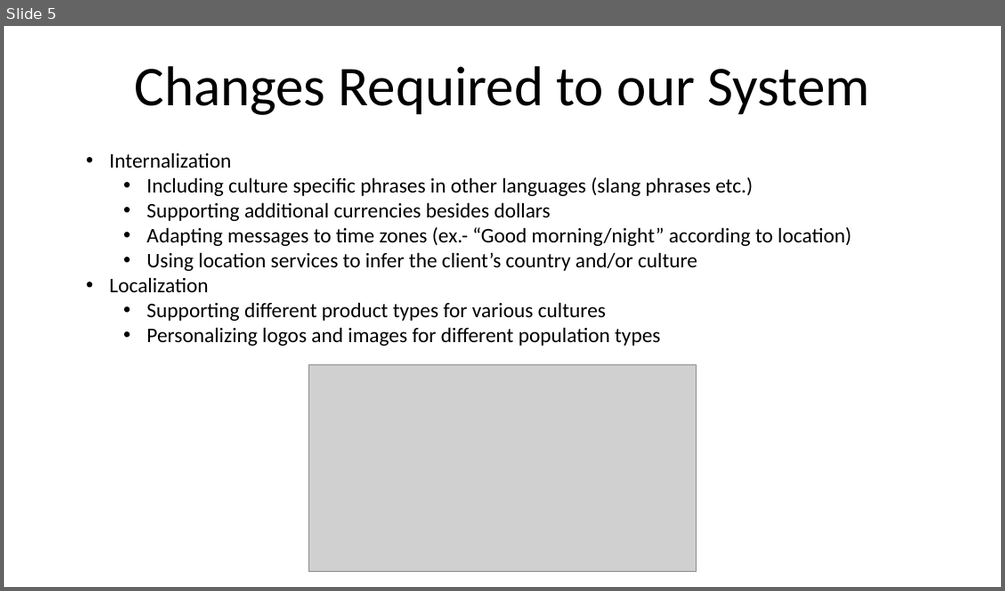
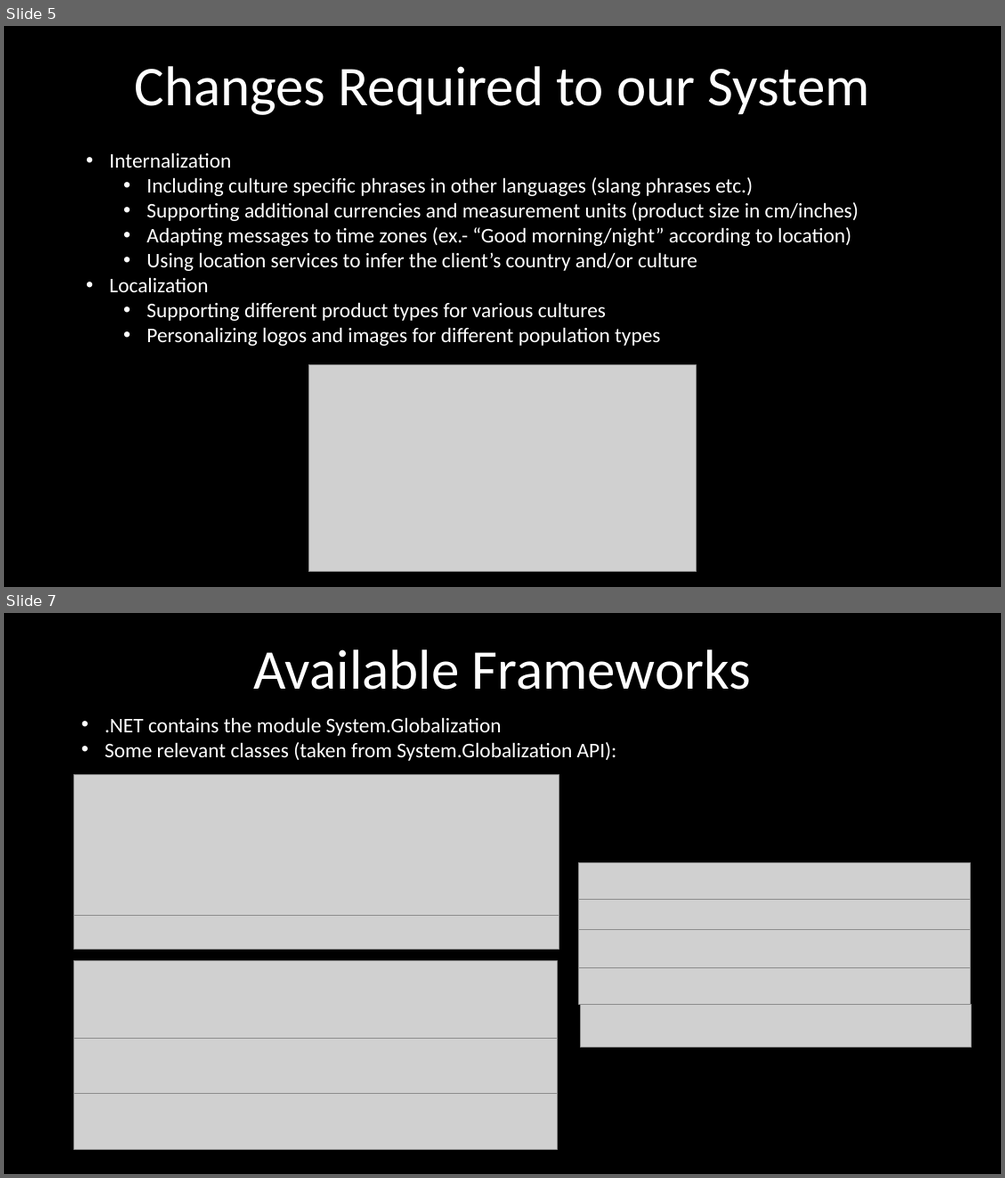
Before and after one commit to itaitzruia4/Workshop, a slide deck: docs/globalization.pptx. Shown one above the other, each under a label of ours: slide 5 before the commit, slides 5 and 7 after it; the slides between them are not shown. The pictures are 1005x591 and 1005x1178 pixels, drawn with LibreOffice and Linux fonts; fonts in the diff are those of the drawing; grey boxes stand for pictures; background and template pictures are left out. Boxes give left, top, right and bottom in pixels: in the first picture for what was removed or moved away, otherwise in the second. Text is boxed around its words. In the diff, an @@ line names an element or a change of style, - is before the commit and + after.

```diff
--- a/docs/globalization.pptx
+++ b/docs/globalization.pptx
@@ slide 7 added at <box>4,613,1001,1174</box>, background picture (left out) @@
@@ text added at <box>254,649,751,690</box>, 54 pt, text #FFFFFF @@
+Available Frameworks
@@ text added at <box>105,717,617,761</box>, 20 pt, text #FFFFFF @@
+• .NET contains the module System.Globalization
+• Some relevant classes (taken from System.Globalization API):
@@ picture added at <box>73,775,558,916</box> @@
@@ picture added at <box>579,863,971,900</box> @@
@@ picture added at <box>579,900,971,932</box> @@
@@ picture added at <box>74,915,559,949</box> @@
@@ picture added at <box>579,929,971,967</box> @@
@@ picture added at <box>73,961,557,1038</box> @@
@@ picture added at <box>579,967,971,1004</box> @@
@@ picture added at <box>581,1004,971,1046</box> @@
@@ picture added at <box>73,1038,557,1093</box> @@
@@ picture added at <box>73,1093,557,1149</box> @@
@@ slide 5 changed as well @@
@@ background #FFFFFF to picture (left out) @@
@@ text "Changes Required to our System" at <box>135,66,870,115</box>: text colour #000000 to #FFFFFF @@
@@ text at <box>109,152,851,346</box>: text colour #000000 to #FFFFFF in "Internalization", "Including culture specific phrases in other languages ...", "Adapting messages to time zones (ex.- “Good ...", "Using location services to infer the client’s ..." and 3 more places @@
@@ text at <box>146,202,858,221</box>: text changed; text colour #000000 to #FFFFFF @@
-  • Supporting additional currencies besides dollars
+  • Supporting additional currencies and measurement units (product size in cm/inches)
```
Also in this commit, not shown: 4 other slides changed, 1 other slide added, 1 slide removed, 2 other files.
